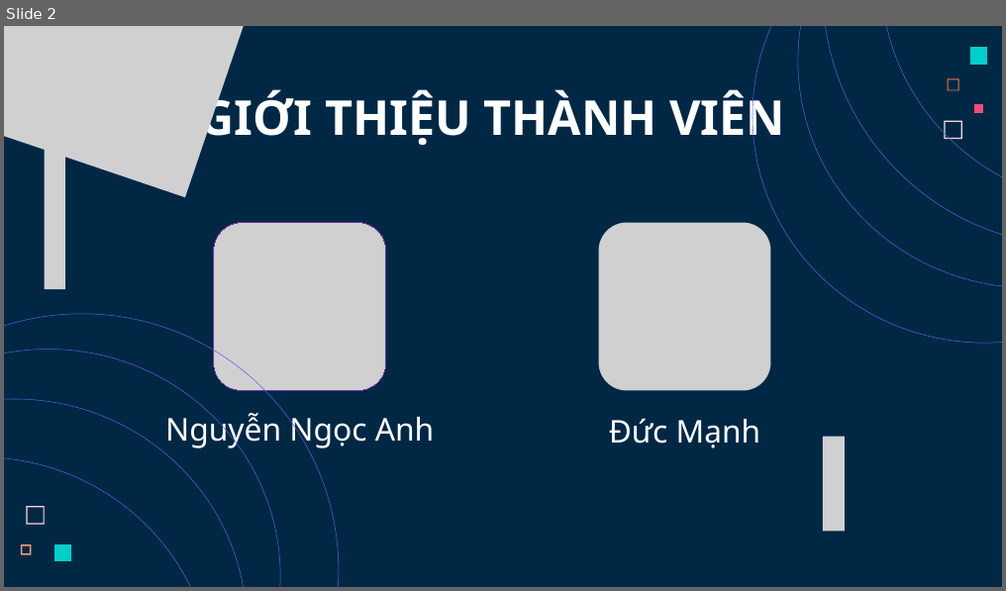
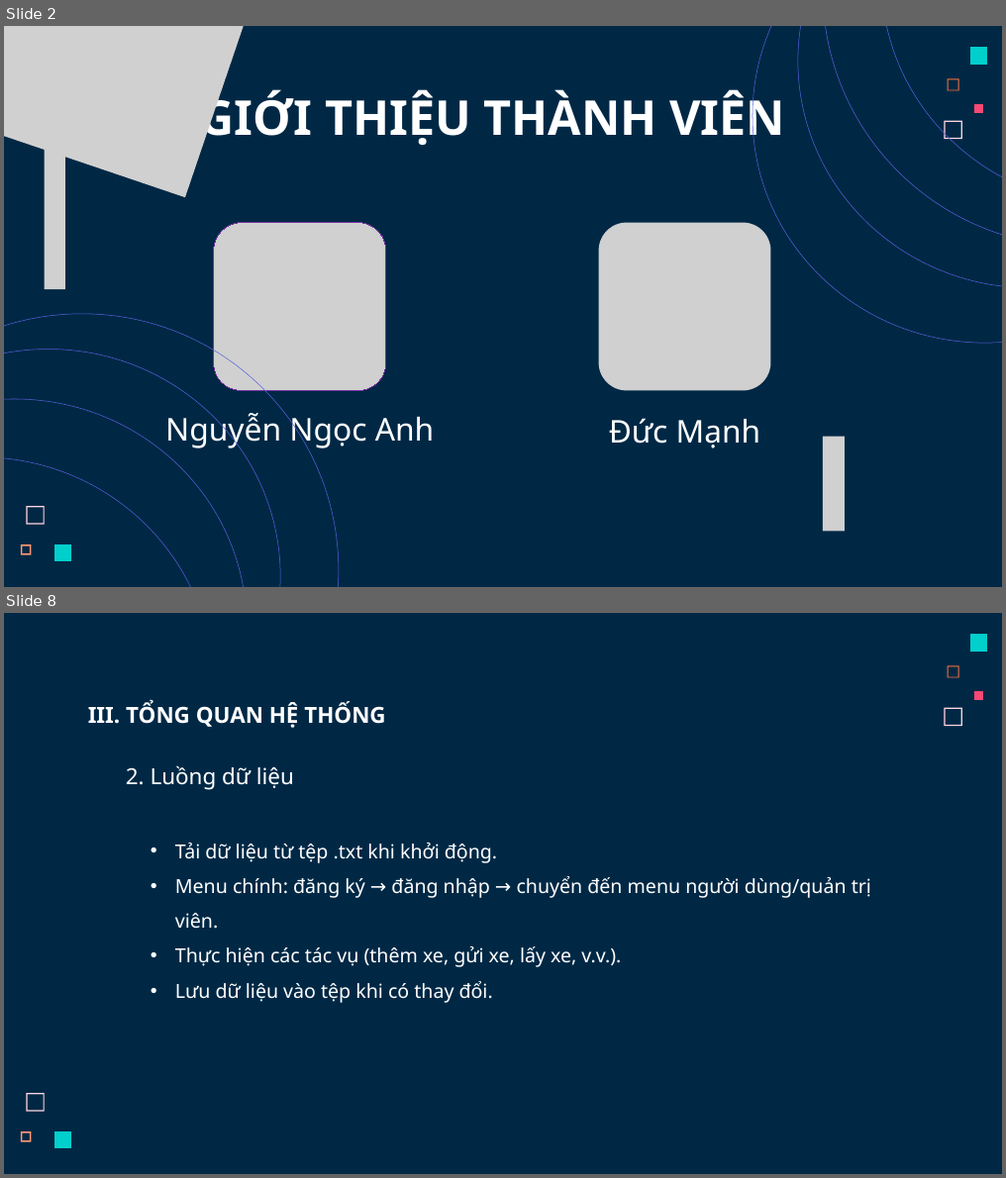
Before and after one commit to AnhCode206/DDTuan_PBL01_NHP41B_Nhom11, a slide deck: Slides.pptx. Shown one above the other, each under a label of ours: slide 2 before the commit, slides 2 and 8 after it; the slides between them are not shown. The pictures are 1006x591 and 1006x1178 pixels, drawn with LibreOffice and Linux fonts; fonts in the diff are those of the drawing; grey boxes stand for pictures. Boxes give left, top, right and bottom in pixels: in the first picture for what was removed or moved away, otherwise in the second. Text is boxed around its words. In the diff, an @@ line names an element or a change of style, - is before the commit and + after.

```diff
--- a/Slides.pptx
+++ b/Slides.pptx
@@ slide 8 added at bbox=[4, 613, 1002, 1174], background #002845 @@
@@ freeform shape added at bbox=[970, 635, 987, 652], fill #00CFCC @@
@@ freeform shape added at bbox=[947, 665, 959, 678], fill #FC723F @@
@@ freeform shape added at bbox=[974, 691, 983, 700], fill #F64975 @@
@@ text added at bbox=[88, 702, 385, 728], 32 pt, text #FFFFFF, bold @@
+III. TỔNG QUAN HỆ THỐNG
@@ freeform shape added at bbox=[944, 708, 962, 726], fill #FFD6E1 @@
@@ text added at bbox=[126, 765, 294, 790], 32 pt, text #FFFFFF @@
+2. Luồng dữ liệu
@@ text added at bbox=[175, 843, 871, 1003], 28 pt, text #FFFFFF @@
+  • Tải dữ liệu từ tệp .txt khi khởi động.
+  • Menu chính: đăng ký → đăng nhập → chuyển đến menu người dùng/quản trị viên.
+  • Thực hiện các tác vụ (thêm xe, gửi xe, lấy xe, v.v.).
+  • Lưu dữ liệu vào tệp khi có thay đổi.
@@ freeform shape added at bbox=[26, 1093, 45, 1112], fill #FFD6E1 @@
@@ freeform shape added at bbox=[21, 1132, 31, 1143], fill #FF9973 @@
@@ freeform shape added at bbox=[54, 1132, 71, 1149], fill #00CFCC @@
```
Also in this commit, not shown: 4 slides changed, 19 other slides added, 9 slides removed, 3 other files.
